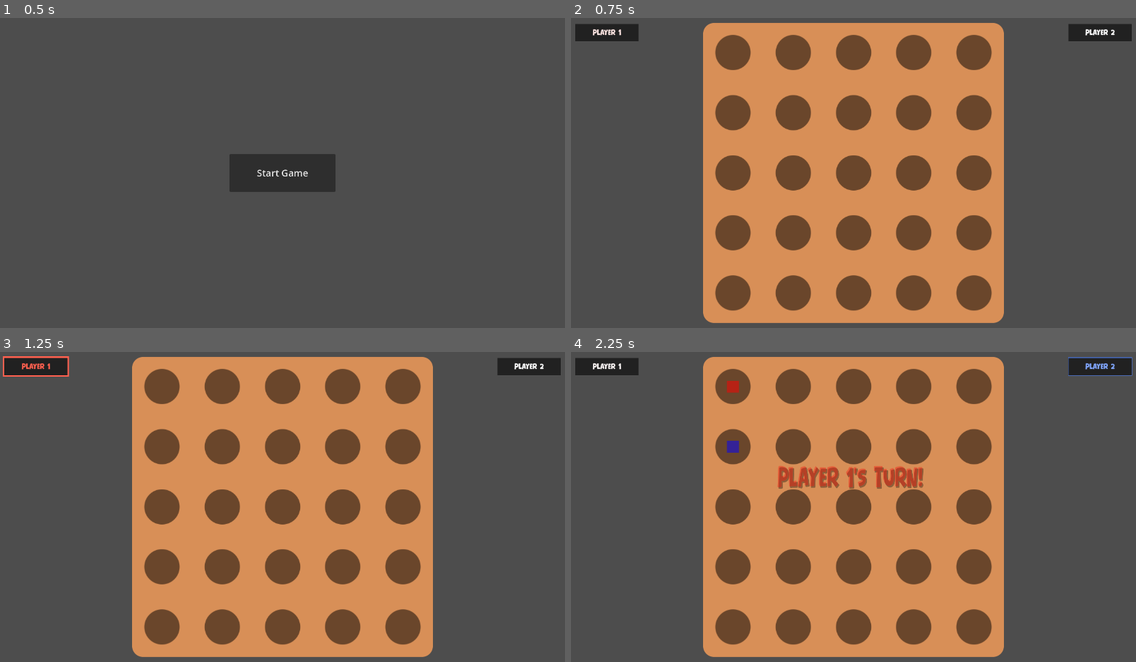
Above: before the commit, frames 1-4 (two rows, left to right).
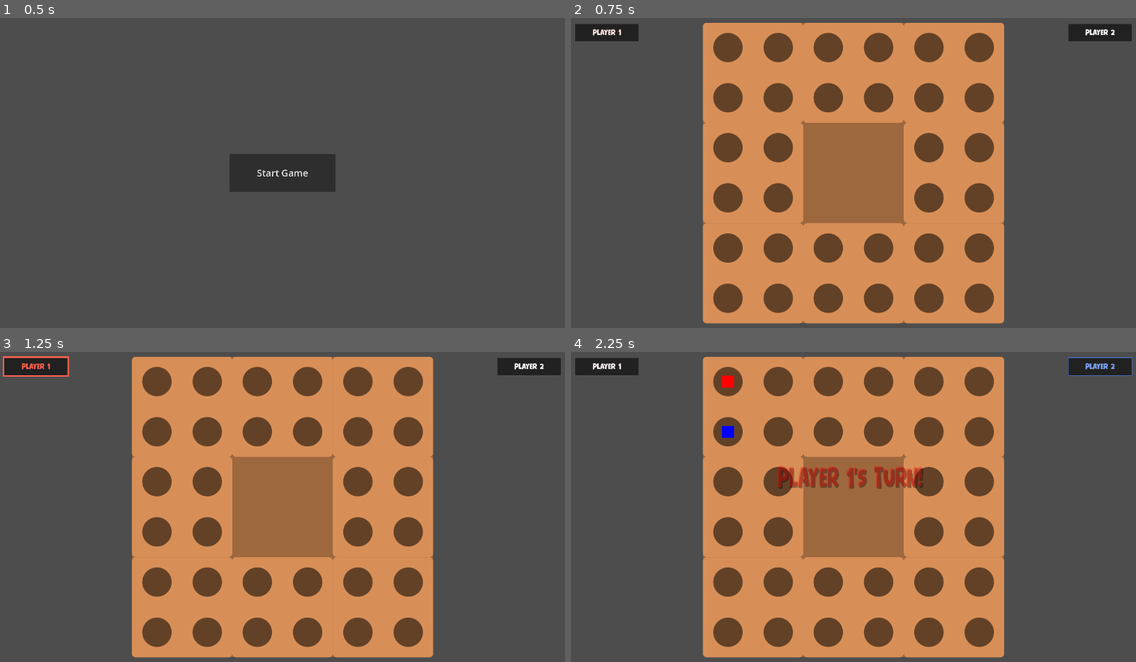
Above: after the commit, the same moments.

Repository: morfyy/4square
Game: Godot game, scene res://scenes/menu.tscn
Two runs of this game, one before a commit and one after it. Both use one fixed random seed, a clock stepped at 60 frames per second and the inputs below.
Inputs (mouse positions are in pixels of both pictures, inside the frame that each line leads up to):
- Up to frame 1 (0.5 s): no input
- Up to frame 2 (0.75 s): click "Start Game" at 0.5 s
- Up to frame 3 (1.25 s): no input
- Up to frame 4 (2.25 s): click (734, 386) at 1.27 s; click (734, 448) at 2.02 s

Frame 1 is identical in both runs. In frame 2, 25% of the frame differs, in the area x 23-77%, y 1-99%; in frame 3, 25%; in frame 4, 25%.

Commit message:
Split board into 4x4 tiles.

Diff:
--- a/autoloads/signals.gd
+++ b/autoloads/signals.gd
@@ -1,4 +1,4 @@
 extends Node
 # SignalManager
 
-signal local_move_requested(int) # index:int at which hole
+signal local_move_requested(tileindex:int, holeindex:int)
--- a/scenes/board.gd
+++ b/scenes/board.gd
@@ -1,12 +1,12 @@
 extends NinePatchRect
 class_name Board
 
-var hole_pck:PackedScene = preload("res://scenes/hole.tscn")
+var tile_pck:PackedScene = preload("res://scenes/tile.tscn")
 
 
 
-func generate(gridsize:Vector2i) -> void:
-	var hole_size:Vector2 = Vector2(size.x/gridsize.x, size.y/gridsize.y)
+func generate(gridsize:Vector2i, empties:Array[Vector2i]) -> void:
+	var tile_size:Vector2 = Vector2(size.x/gridsize.x, size.y/gridsize.y)
 
 	for child in get_children():
 		child.queue_free()
@@ -14,10 +14,15 @@
 	var index:int = 0
 	for x in range(gridsize.x):
 		for y in range(gridsize.y):
-			var inst:Hole = hole_pck.instantiate()
-			inst.index = index
-			inst.size = hole_size
-			inst.position.x = x*hole_size.x
-			inst.position.y = y*hole_size.y
+			if Vector2i(x,y) in empties:
+				continue
+			var inst:Tile = tile_pck.instantiate()
+			inst.tileindex = index
+			inst.set_tilesize(tile_size)
+			inst.position.x = x*tile_size.x
+			inst.position.y = y*tile_size.y
 			add_child(inst)
 			index += 1
+
+func get_hole(tileindex:int, holeindex:int) -> Hole:
+	return get_child(tileindex).get_child(holeindex)
--- a/scenes/game.gd
+++ b/scenes/game.gd
@@ -7,6 +7,7 @@
 
 @onready var board:Board = $board/Board
 var gridsize:Vector2i = Vector2i(5,5)
+var empties:Array[Vector2i] = []
 var turns_count:int = 0
 
 @onready var players:Node = $players
@@ -26,9 +27,11 @@
 	minimenu.btn1.connect("pressed", back_to_menu)
 	minimenu.btn2.connect("pressed", restart_game)
 
-func create(my_gridsize:Vector2i, p1name:String, p1type:Player.Type, p2name:String, p2type:Player.Type) -> void:
+# empties, where in grid to don't have tiles
+func create(my_gridsize:Vector2i, my_empties:Array[Vector2i], p1name:String, p1type:Player.Type, p2name:String, p2type:Player.Type) -> void:
 	gridsize = my_gridsize
-	board.generate(my_gridsize)
+	empties = my_empties
+	board.generate(gridsize, empties)
 
 	var p1:Player = player_pck.instantiate()
 	var p2:Player = player_pck.instantiate()
@@ -46,23 +49,23 @@
 
 	players.add_child(p1)
 	players.add_child(p2)
-	p1.connect("move_submitted", move_submitted)
-	p2.connect("move_submitted", move_submitted)
+	p1.connect("marble_submitted", marble_submitted)
+	p2.connect("marble_submitted", marble_submitted)
+
+
+func local_move_requested(tileindex:int, holeindex:int) -> void:
+	if get_active_player().type != Player.Type.LOCAL:
+		return
+	marble_submitted(get_active_player().id, tileindex, holeindex)
 
 
 
-func local_move_requested(at_hole:int) -> void:
-	if get_active_player().type != Player.Type.LOCAL:
-		return
-	move_submitted(get_active_player().id, at_hole)
-
-
-func move_submitted(by:int, at_hole:int) -> void:
+func marble_submitted(by:int, tileindex:int, holeindex:int) -> void:
 	if get_active_player().id != by:
 		return
 	turns_count += 1
 
-	board.get_child(at_hole).set_value(by)
+	board.get_hole(tileindex,holeindex).set_value(by)
 
 	get_active_player().is_active = false
 	icons[active_player].deactivate()
@@ -74,7 +77,7 @@
 
 	# TODO check if won first
 
-	if turns_count >= gridsize.x * gridsize.y:
+	if turns_count >= (gridsize.x * gridsize.y - empties.size())*4:
 		draw_game()
 
 
@@ -94,8 +97,7 @@
 	queue_free()
 
 func restart_game() -> void:
-	for hole:Hole in board.get_children():
-		hole.set_value(-1)
+	board.generate(gridsize, empties)
 	get_tree().paused = false
 	minimenu.unpop()
 	turns_count = 0
@@ -110,8 +112,8 @@
 
 
 
-func gridpos_to_index(gridpos:Vector2i) -> int:
-	return gridpos.y*gridsize.x + gridsize.x
+#func gridpos_to_index(gridpos:Vector2i) -> int:
+#	return gridpos.y*gridsize.x + gridsize.x
 
-func index_to_gridpos(index:int) -> Vector2i:
-	return Vector2i( index%gridsize.x, int(float(index)/gridsize.y) )
+#func index_to_gridpos(index:int) -> Vector2i:
+#	return Vector2i( index%gridsize.x, int(float(index)/gridsize.y) )
--- a/scenes/game.tscn
+++ b/scenes/game.tscn
@@ -93,6 +93,7 @@
 metadata/_custom_type_script = "uid://d38n3go2r0oya"
 
 [node name="Board" type="NinePatchRect" parent="board"]
+self_modulate = Color(0.72882164, 0.72882205, 0.7288219, 1)
 layout_mode = 0
 offset_left = -512.0
 offset_top = -512.0
--- a/scenes/hole.gd
+++ b/scenes/hole.gd
@@ -1,17 +1,21 @@
 extends TextureButton
 class_name Hole
 
-var index:int = 0
+var holeindex:int = 0
+signal hole_pressed(_index:int)
 
 var value:int = -1
 
-func _on_pressed() -> void:
-	if value >= 0:
-		return
-	signals.local_move_requested.emit(index)
+func _ready() -> void:
+	connect("pressed", _on_pressed)
 
 
-func set_value(to:int):
+
+func _on_pressed() -> void:
+	hole_pressed.emit(holeindex)
+
+
+func set_value(to:int) -> void:
 	value = to
 	$red.visible = to == 0
 	$blue.visible = to == 1
--- a/scenes/hole.tscn
+++ b/scenes/hole.tscn
@@ -4,7 +4,7 @@
 [ext_resource type="Script" uid="uid://cc5outwu2416w" path="res://scenes/hole.gd" id="1_lerre"]
 
 [node name="Hole" type="TextureButton"]
-modulate = Color(1, 1, 1, 0.50980395)
+self_modulate = Color(1, 1, 1, 0.54509807)
 offset_right = 128.0
 offset_bottom = 128.0
 texture_normal = ExtResource("1_iyxdx")
@@ -43,5 +43,3 @@
 grow_horizontal = 2
 grow_vertical = 2
 color = Color(0, 0, 1, 1)
-
-[connection signal="pressed" from="." to="." method="_on_pressed"]
--- a/scenes/menu.gd
+++ b/scenes/menu.gd
@@ -8,5 +8,5 @@
 func _on_start_pressed() -> void:
 	var new_game:Game = game_pck.instantiate()
 	get_tree().root.add_child(new_game)
-	new_game.create(Vector2i(5,5), "Player 1", Player.Type.LOCAL, "Player 2", Player.Type.LOCAL)
+	new_game.create(Vector2i(3,3), [Vector2i(1,1)], "Player 1", Player.Type.LOCAL, "Player 2", Player.Type.LOCAL)
 	hide()
--- a/scenes/player.gd
+++ b/scenes/player.gd
@@ -12,6 +12,6 @@
 var type:Type = Type.LOCAL
 var is_active:bool = false
 
-signal move_submitted(by_player:int,at_hole:int)
+signal marble_submitted(by_player:int,tileindex:int,holeindex:int)
 # id - from which player
 # index - at which hole
--- /dev/null
+++ b/scenes/tile.gd
@@ -0,0 +1,25 @@
+extends NinePatchRect
+class_name Tile
+
+var tileindex:int = 0
+
+func _ready() -> void:
+	for i:int in range(get_child_count()):
+		get_child(i).holeindex = i
+		get_child(i).connect("hole_pressed", hole_pressed)
+
+
+
+func hole_pressed(holeindex:int) -> void:
+	if get_child(holeindex).value >= 0:
+		return
+	signals.local_move_requested.emit(tileindex, holeindex)
+
+
+func set_tilesize(to:Vector2) -> void:
+	size = to
+	for h:Hole in get_children():
+		h.size = to * 0.5
+	$Hole2.position.x = to.x*0.5
+	$Hole3.position.y = to.y*0.5
+	$Hole4.position = to*0.5
--- /dev/null
+++ b/scenes/tile.tscn
@@ -0,0 +1,31 @@
+[gd_scene load_steps=4 format=3 uid="uid://c42s0ebb2ovv3"]
+
+[ext_resource type="Texture2D" uid="uid://b7gdkmb15vvwm" path="res://assets/npatch.png" id="1_ywnoi"]
+[ext_resource type="PackedScene" uid="uid://c6ly18g6xoioh" path="res://scenes/hole.tscn" id="2_jy7pm"]
+[ext_resource type="Script" uid="uid://d11sye0oni84h" path="res://scenes/tile.gd" id="2_q7utx"]
+
+[node name="Tile" type="NinePatchRect"]
+offset_right = 256.0
+offset_bottom = 256.0
+texture = ExtResource("1_ywnoi")
+script = ExtResource("2_q7utx")
+
+[node name="Hole" parent="." instance=ExtResource("2_jy7pm")]
+layout_mode = 0
+
+[node name="Hole2" parent="." instance=ExtResource("2_jy7pm")]
+layout_mode = 0
+offset_left = 128.0
+offset_right = 256.0
+
+[node name="Hole3" parent="." instance=ExtResource("2_jy7pm")]
+layout_mode = 0
+offset_top = 128.0
+offset_bottom = 256.0
+
+[node name="Hole4" parent="." instance=ExtResource("2_jy7pm")]
+layout_mode = 0
+offset_left = 128.0
+offset_top = 128.0
+offset_right = 256.0
+offset_bottom = 256.0
Not shown, added: scenes/tile.gd.uid
